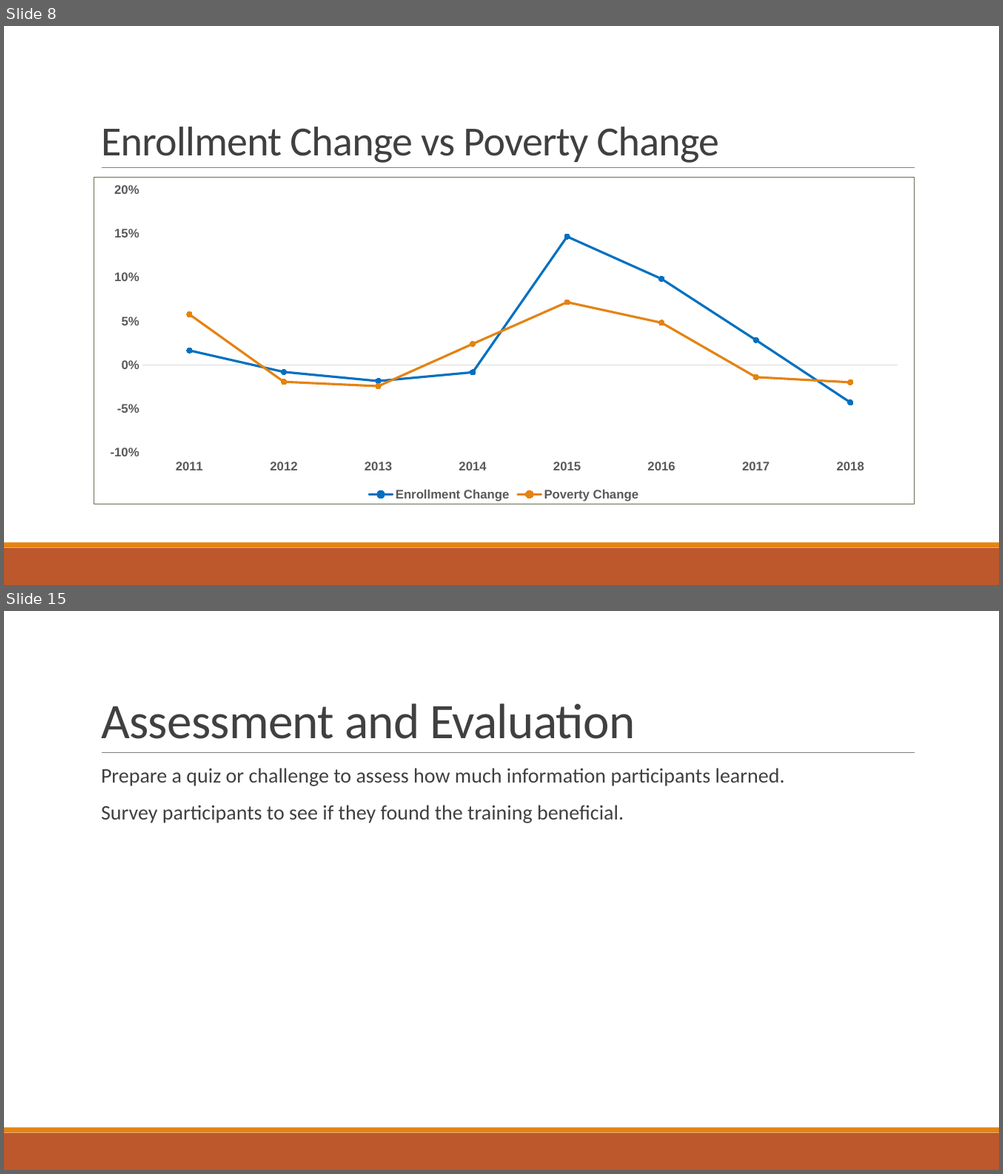
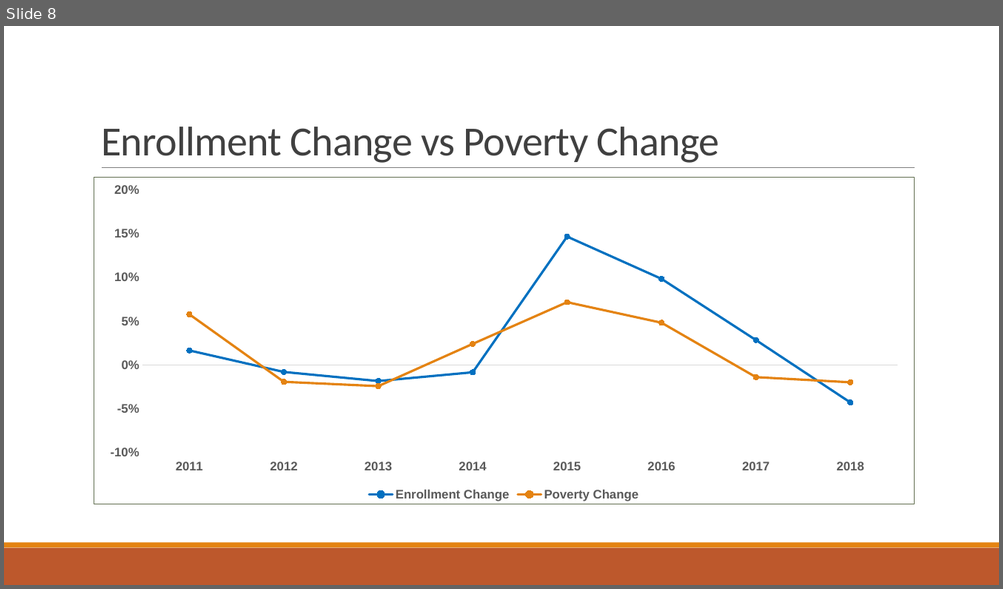
Before and after one commit to bryanclanton/TennCare-Enrollment-Analysis, a slide deck: Impacts to TennCare.pptx. Shown one above the other, each under a label of ours: slides 8 and 15 before the commit, slide 8 after it; the slides between them are not shown. The pictures are 1003x1174 and 1003x589 pixels, drawn with LibreOffice and Linux fonts; fonts in the diff are those of the drawing. Boxes give left, top, right and bottom in pixels: in the first picture for what was removed or moved away, otherwise in the second. Text is boxed around its words. In the diff, an @@ line names an element or a change of style, - is before the commit and + after.

```diff
--- a/Impacts to TennCare.pptx
+++ b/Impacts to TennCare.pptx
@@ slide 15 removed at (x1=4, y1=611, x2=999, y2=1170), background #FFFFFF; not listed: 3 template elements that a slide beside it also shows @@
@@ title removed at (x1=101, y1=703, x2=634, y2=739) @@
-Assessment and Evaluation
@@ text removed at (x1=101, y1=768, x2=785, y2=823) @@
-  Prepare a quiz or challenge to assess how much information participants learned.
-  Survey participants to see if they found the training beneficial.
```
Also in this commit, not shown: 1 slide changed, 3 slides added, 5 other slides removed, 3 other files.
